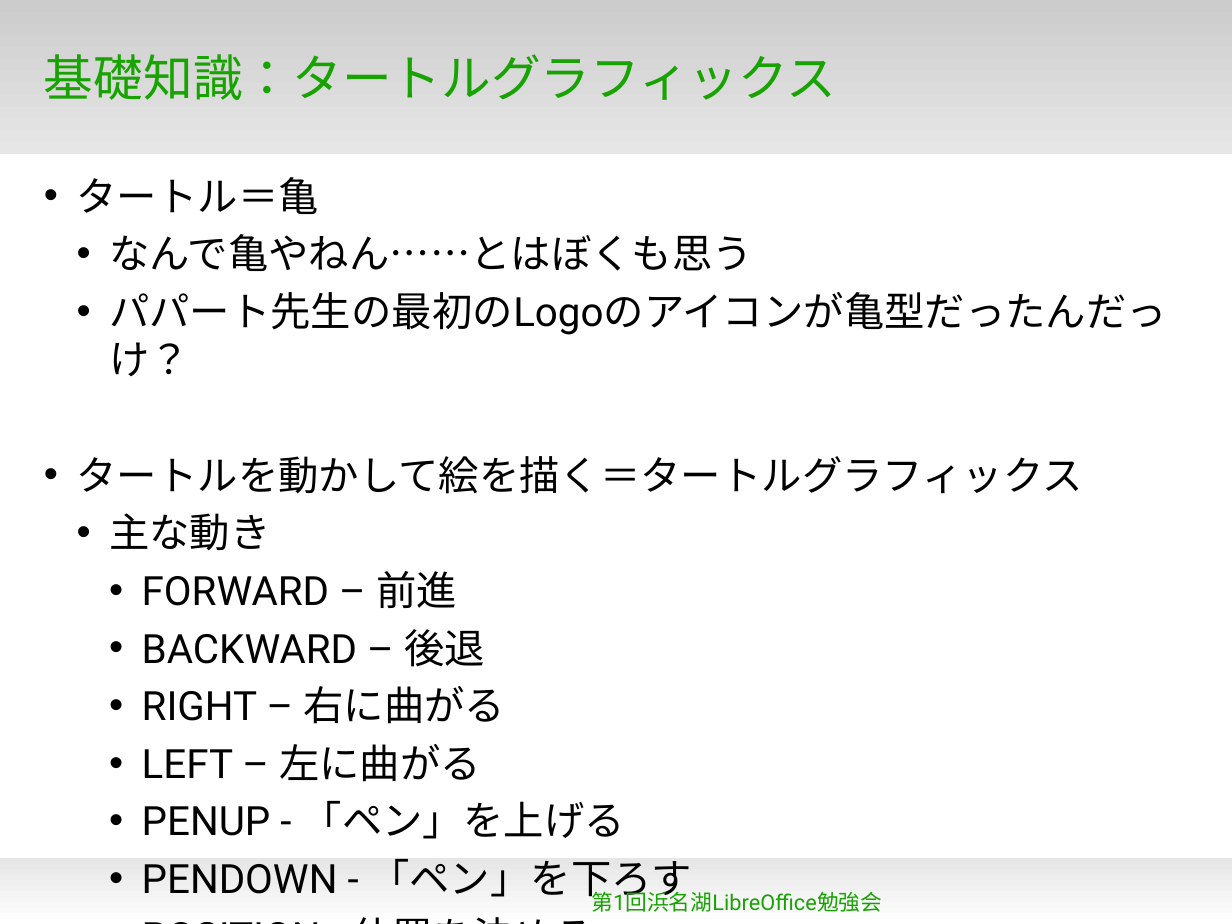
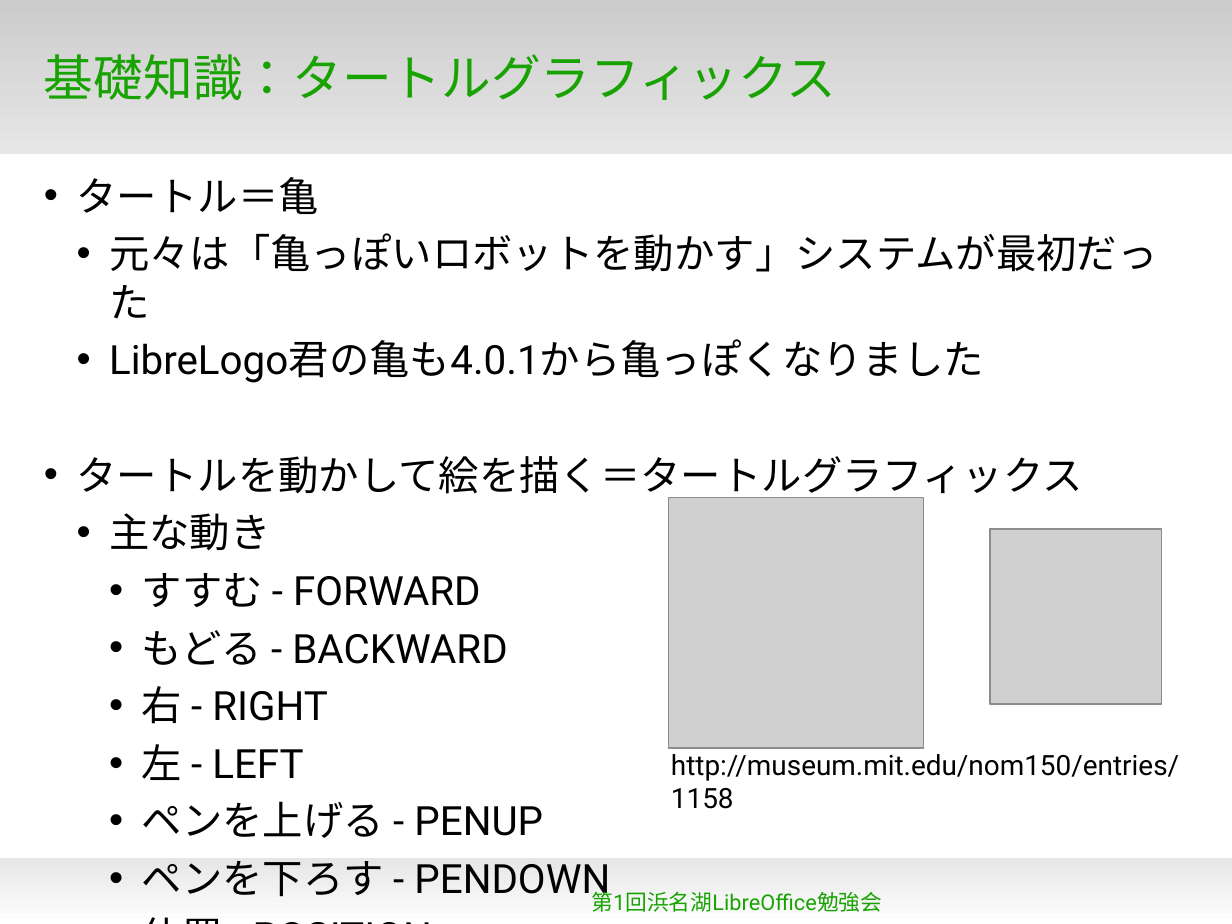
Before and after one commit to naruoga/KantoLibreOffice, a slide deck: slide 7 of Apr2013/LibreLogo.odp (slide 6 before the commit). Drawn at 1232x924 pixels with LibreOffice and Linux fonts; fonts in the diff are those of the drawing; grey boxes stand for pictures; background and template pictures are left out. Boxes give left, top, right and bottom in pixels: in the first picture for what was removed or moved away, otherwise in the second. Text is boxed around its words. In the diff, an @@ line names an element or a change of style, - is before the commit and + after.

```diff
--- a/Apr2013/LibreLogo.odp
+++ b/Apr2013/LibreLogo.odp
@@ text at (109,233,1157,383): text changed @@
-  • なんで亀やねん……とはぼくも思う
-  • パパート先生の最初のLogoのアイコンが亀型だったんだっけ？
+  • 元々は「亀っぽいロボットを動かす」システムが最初だった
+  • LibreLogo君の亀も4.0.1から亀っぽくなりました
@@ picture added at (669,497,925,748) @@
@@ picture added at (991,529,1163,704) @@
@@ text at (142,573,610,903): text changed @@
-    • FORWARD – 前進
-    • BACKWARD – 後退
-    • RIGHT – 右に曲がる
-    • LEFT – 左に曲がる
-    • PENUP - 「ペン」を上げる
-    • PENDOWN - 「ペン」を下ろす
-    • POSITION - 位置を決める
+    • すすむ - FORWARD
+    • もどる - BACKWARD
+    • 右 - RIGHT
+    • 左 - LEFT
+    • ペンを上げる - PENUP
+    • ペンを下ろす - PENDOWN
+    • 位置 - POSITION
@@ text added at (671,754,1179,809), 18 pt, text #000000 @@
+http://museum.mit.edu/nom150/entries/1158
```
Also in this commit, not shown: 5 other slides changed, 3 slides added, 1 slide removed, 5 other files.
